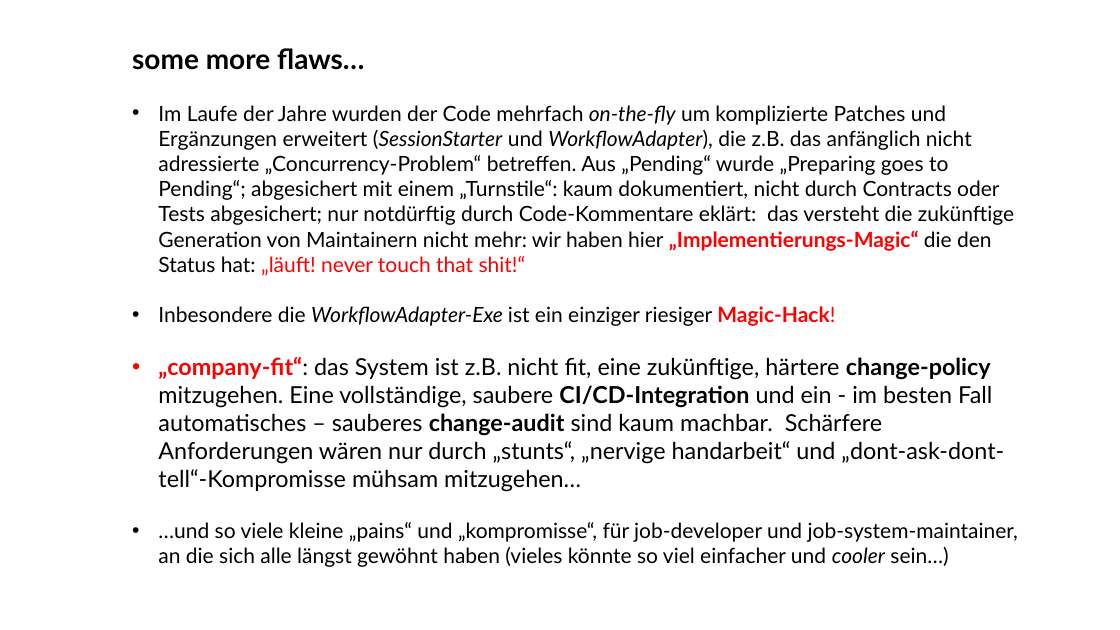
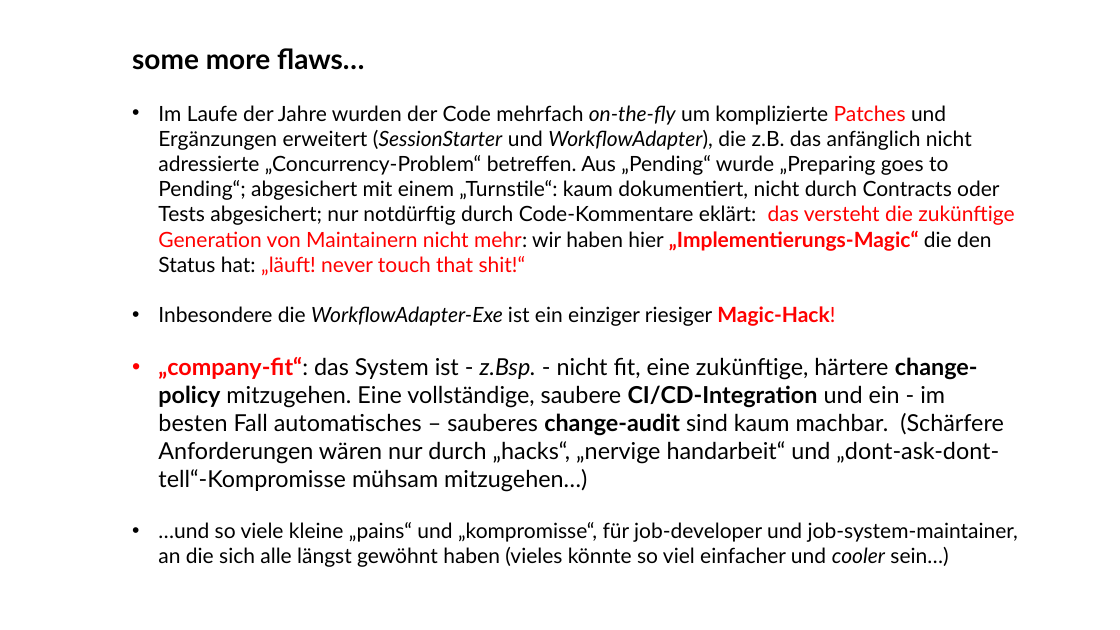
Before and after one commit to ckluth/josyn-platform, a slide deck: slide 3 of josyn-intro.pptx. Drawn at 1120x630 pixels with LibreOffice and Linux fonts; fonts in the diff are those of the drawing. Boxes give left, top, right and bottom in pixels: in the first picture for what was removed or moved away, otherwise in the second. Text is boxed around its words. In the diff, an @@ line names an element or a change of style, - is before the commit and + after.

```diff
--- a/josyn-intro.pptx
+++ b/josyn-intro.pptx
@@ text at (x1=158, y1=105, x2=1014, y2=275): text colour #000000 to #FF0000 in "Patches das versteht die zukünftige Generation von ..." @@
@@ text at (x1=158, y1=357, x2=1004, y2=492): text changed @@
-• „company-fit“: das System ist z.B. nicht fit, eine zukünftige, härtere change-policy mitzugehen. Eine vollständige, saubere CI/CD-Integration und ein - im besten Fall automatisches – sauberes change-audit sind kaum machbar. Schärfere Anforderungen wären nur durch „stunts“, „nervige handarbeit“ und „dont-ask-dont-tell“-Kompromisse mühsam mitzugehen…
+• „company-fit“: das System ist - z.Bsp. - nicht fit, eine zukünftige, härtere change-policy mitzugehen. Eine vollständige, saubere CI/CD-Integration und ein - im besten Fall automatisches – sauberes change-audit sind kaum machbar. (Schärfere Anforderungen wären nur durch „hacks“, „nervige handarbeit“ und „dont-ask-dont-tell“-Kompromisse mühsam mitzugehen…)
```
Also in this commit, not shown: 4 other slides changed.
